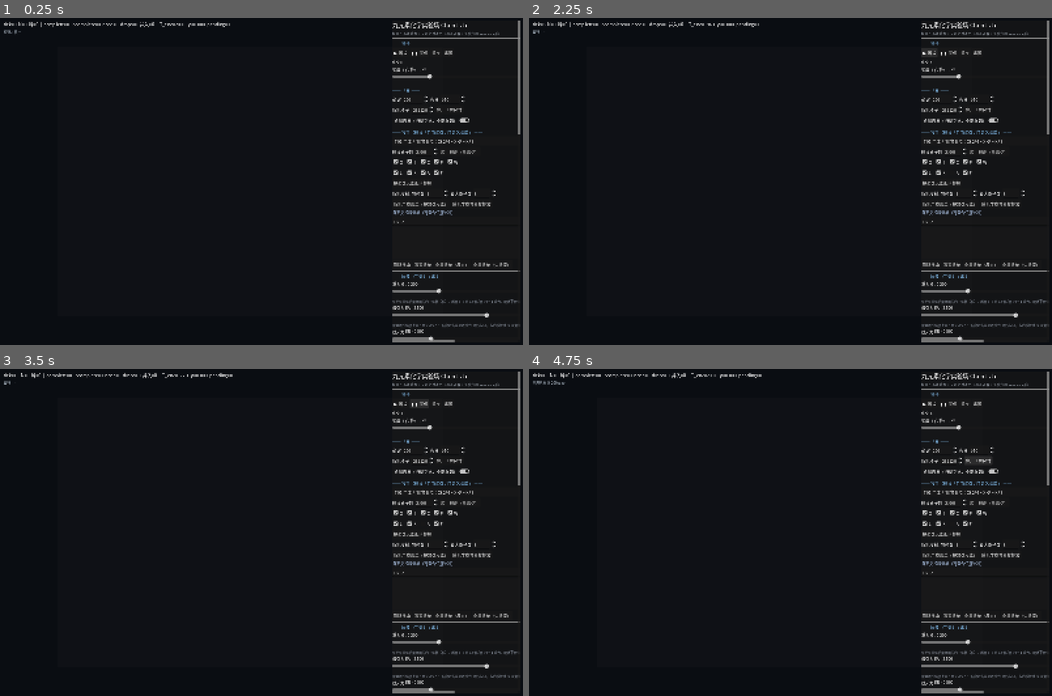
Above: before the commit, frames 1-4 (two rows, left to right).
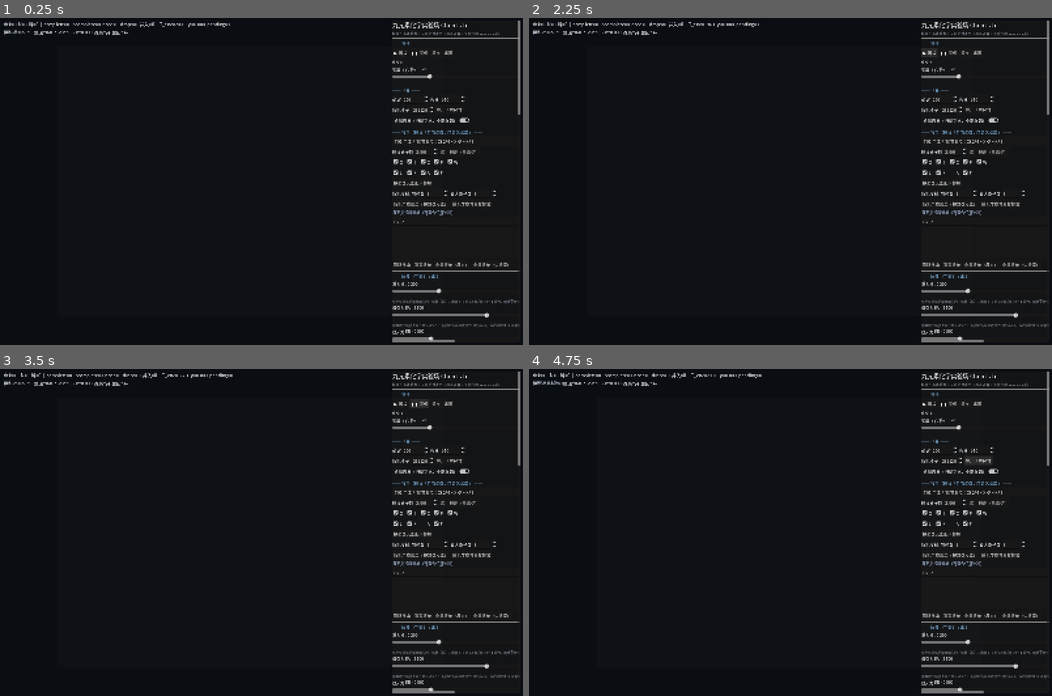
Above: after the commit, the same moments.

Repository: fpg9999/alchemy
Game: Godot game, scene res://main.tscn
Two runs of this game, one before a commit and one after it. Both use one fixed random seed, a clock stepped at 60 frames per second and the inputs below.
Inputs:
- Up to frame 1 (0.25 s): no input
- Up to frame 2 (2.25 s): click "重置" at 0.5 s; click "A" at 1.25 s; click "▶ 播放" at 2 s
- Up to frame 3 (3.5 s): click "❚❚ 暂停" at 2.75 s
- Up to frame 4 (4.75 s): click "单步" at 3.5 s; click "应用世界尺寸" at 4.25 s

The runs differ from the first frame. In frame 1, 0.2% of the frame differs, in the area x 0-100%, y 4-36%; in frame 2, 0.2%; in frame 3, 0.2%; in frame 4, 0.2%.

Commit message:
T96: 分子运动修复——三素半径连续化（R_MAX=12）同步 Python 内核与脚本 + ChemLab 推挤链/团簇动量/整团平移 + 综合报告与文档入口

Diff:
--- a/godot/chem_lab/scripts/main.gd
+++ b/godot/chem_lab/scripts/main.gd
@@ -287,6 +287,43 @@
 		"物态=液 的迁移率（默认 0.6，比气态难动）。")
 	_slider(v, "mob_solid", "固态迁移率", 0, 1.5, 0.05, sim.p["mob_solid"], func(x): pass,
 		"物态=固 的迁移率（默认 0.25，最重最黏）。")
+
+	# T96 碰撞/推挤
+	_section(v, "碰撞/推挤（T96：链式推挤 + 团簇动量 + 整团受力平移）")
+	var push_row := HBoxContainer.new()
+	v.add_child(push_row)
+	var push_chk := CheckButton.new()
+	push_chk.text = "启用推挤/动量（P1 链式推挤 + P2 速度积分）"
+	push_chk.button_pressed = bool(sim.p.get("push_enable", true))
+	push_chk.toggled.connect(func(on: bool):
+		sim.p["push_enable"] = on
+		_status("推挤/动量 = %s" % ("开" if on else "关（旧规则）"))
+	)
+	push_row.add_child(push_chk)
+	_slider(v, "push_e", "恢复系数 e", 0, 1.0, 0.01, sim.p["push_e"], func(x): pass,
+		"一维冲量：e=0 完全非弹性（推挤后同速），e=1 完全弹性（两团弹开）。默认 0.2（与 alchemy/t95_config.py 一致）。")
+	_slider(v, "push_mu", "地面摩擦 μ", 0, 1.0, 0.01, sim.p["push_mu"], func(x): pass,
+		"被推方静摩擦上限 J_floor = μ·M·g；μ 越大越难推动贴地的团。默认 0.25。")
+	_slider(v, "push_kmax", "链长上限 Kmax", 1, 24, 1, sim.p["push_kmax"], func(x): pass,
+		"一次推挤最多牵连的分子数（含推方团簇）；超过则记 n_push_fail。默认 6。")
+	_slider(v, "push_vmax", "速度上限 Vmax", 0.1, 8.0, 0.1, sim.p["push_vmax"], func(x): pass,
+		"每分子速度（格/拍）上限；冲量/受力加速后都会限幅。默认 2.0。")
+	_slider(v, "push_gamma", "速度阻尼 γ", 0, 0.9, 0.01, sim.p["push_gamma"], func(x): pass,
+		"每拍速度保留 (1-γ)；默认 0.15。γ→1 更快静止。")
+	_slider(v, "push_m_min_ratio", "质量比门槛", 0.01, 1.0, 0.01, sim.p["push_m_min_ratio"], func(x): pass,
+		"推方/被推方质量比 ≥ 该值才可能推动（默认 0.5）。")
+	var gpush_row := HBoxContainer.new()
+	v.add_child(gpush_row)
+	var gpush_chk := CheckButton.new()
+	gpush_chk.text = "团簇整体受力平移（锁连通分量净力 → 整团 1 格）"
+	gpush_chk.button_pressed = bool(sim.p.get("group_push_enable", true))
+	gpush_chk.toggled.connect(func(on: bool):
+		sim.p["group_push_enable"] = on
+		_status("团簇整体平移 = %s" % ("开" if on else "关"))
+	)
+	gpush_row.add_child(gpush_chk)
+	_slider(v, "group_push_thresh", "整团平移阈值", 0.05, 4.0, 0.05, sim.p["group_push_thresh"], func(x): pass,
+		"|ΣF|/M 超过该值才尝试整团平移 1 格（默认 0.5）。")
 
 	# 温度
 	_section(v, "温度（分子热值 + 环境温度场）")
@@ -490,6 +527,21 @@
 	help.autowrap_mode = TextServer.AUTOWRAP_WORD_SMART
 	help.visible = hint != ""
 	vb.add_child(help)
+	if key != "speed" and key != "max_react":
+		param_controls[key] = {"apply": apply, "label": label, "step": step}
+
+## T96：存档读回 / 参数批量改变后，把 sim.p 的值同步回滑条与数字框
+func _refresh_param_ui() -> void:
+	for key in param_controls.keys():
+		var v = sim.p.get(key, null)
+		if v == null:
+			continue
+		var tv := typeof(v)
+		if tv != TYPE_FLOAT and tv != TYPE_INT:
+			continue
+		var ctl: Dictionary = param_controls[key]
+		var cb: Callable = ctl["apply"]
+		cb.call(float(v))
 
 var feed_n_edit: SpinBox
 var info_label: Label
@@ -497,6 +549,7 @@
 var feed_formula_edit: LineEdit
 var feed_count_edit: SpinBox
 var feed_items: Array = []
+var param_controls: Dictionary = {}   # T96：参数键 -> {apply,label,step}，供存档读回后同步 UI
 
 func _refresh_feed_list() -> void:
 	if feed_list == null:
@@ -641,6 +694,12 @@
 		if "--zero-g" in OS.get_cmdline_args():
 			sim.p["gravity_G"] = 0.0
 			_status("自检：零重力")
+		if "--no-push" in OS.get_cmdline_args():
+			sim.p["push_enable"] = false
+			_status("自检：推挤/动量关闭（旧规则）")
+		if "--no-group" in OS.get_cmdline_args():
+			sim.p["group_push_enable"] = false
+			_status("自检：团簇整体平移关闭")
 		# 自检限流，避免向内核发请求过多
 		sim.p["p_react"] = min(float(sim.p["p_react"]), 0.01)
 		sim.max_react_per_tick = min(sim.max_react_per_tick, 80)
@@ -673,6 +732,10 @@
 				int(sim.stats["drops"]), int(sim.stats["joins"]), int(sim.stats.get("moves", 0)), client.pending_count(),
 				float(sim.stats["T_env"])])
 			print("[selftest] rho=%.4f" % sim.rho())
+			print("[selftest] push: n_push=%d n_push_fail=%d n_group_push=%d n_group_push_fail=%d mean_speed=%.3f chain_hist=%s" % [
+				int(sim.stats.get("n_push", 0)), int(sim.stats.get("n_push_fail", 0)),
+				int(sim.stats.get("n_group_push", 0)), int(sim.stats.get("n_group_push_fail", 0)),
+				float(sim.stats.get("mean_speed", 0.0)), str(sim.stats.get("chain_hist", {}))])
 			var oob := 0
 			var maxrow := -1
 			for m in sim.mols:
@@ -748,11 +811,17 @@
 	if hud == null:
 		return
 	var s = sim.stats
-	hud.text = "tick=%d  N=%d  种=%d  |  complete=%d  incomplete=%d  none=%d  drops=%d  并入=%d  |  T_env=%.1f  ρ=%.3f  pending=%d" % [
+	hud.text = "tick=%d  N=%d  种=%d  |  complete=%d  incomplete=%d  none=%d  drops=%d  并入=%d  |  T_env=%.1f  ρ=%.3f  pending=%d\n" % [
 		tick_done, int(s["n"]), int(s["species"]),
 		int(s["complete"]), int(s["incomplete"]), int(s["none"]),
 		int(s["drops"]), int(s["joins"]),
 		float(s["T_env"]), sim.rho(), client.pending_count() if client else 0]
+	hud.text += "push=%d fail=%d  整团=%d/%d  chain=%s  v̄=%.3f  推挤=%s 整团=%s" % [
+		int(s.get("n_push", 0)), int(s.get("n_push_fail", 0)),
+		int(s.get("n_group_push", 0)), int(s.get("n_group_push_fail", 0)),
+		str(s.get("chain_hist", {})), float(s.get("mean_speed", 0.0)),
+		"开" if bool(sim.p.get("push_enable", true)) else "关",
+		"开" if bool(sim.p.get("group_push_enable", true)) else "关"]
 	if tick_label:
 		tick_label.text = "tick %d" % tick_done
 
@@ -996,6 +1065,7 @@
 		return
 	_rebuild_world(int(d.get("W", 200)), int(d.get("H", 140)))
 	sim.load_json(d)
+	_refresh_param_ui()
 	_refresh_image()
 	_status("已读取存档（tick=%d）" % int(d.get("tick", 0)))
 
--- a/godot/chem_lab/scripts/sim.gd
+++ b/godot/chem_lab/scripts/sim.gd
@@ -12,6 +12,7 @@
 	Vector2i(1, -1), Vector2i(1, 0), Vector2i(1, 1),
 ]
 const DIRS4 := [Vector2i(-1, 0), Vector2i(1, 0), Vector2i(0, -1), Vector2i(0, 1)]
+const F2V := 0.02   # T96：力→速度标定（与 alchemy/t95_collision.F2V 一致）
 
 var W := 200
 var H := 140
@@ -43,6 +44,11 @@
 	"seed": 20261120,
 	"use_match": false, "max_pending": 96,
 	"hard_walls": true,
+	# T96 碰撞/推挤（默认值按 alchemy/t95_config.py）
+	"push_enable": true, "push_e": 0.2, "push_mu": 0.25,
+	"push_kmax": 6, "push_vmax": 2.0, "push_gamma": 0.15,
+	"push_m_min_ratio": 0.5,
+	"group_push_enable": true, "group_push_thresh": 0.5,
 }
 
 # 统计
@@ -82,6 +88,8 @@
 	rng.seed = int(p["seed"])
 	stats = {"n": 0, "species": 0, "complete": 0, "incomplete": 0,
 			"none": 0, "drops": 0, "joins": 0, "pairs": 0, "moves": 0,
+			"n_push": 0, "n_push_fail": 0, "chain_hist": {},
+			"n_group_push": 0, "n_group_push_fail": 0, "mean_speed": 0.0,
 			"T_env": float(p["T0"]), "T_hot": 0.0}
 	species_count = {}
 	pending_res = 0
@@ -360,6 +368,7 @@
 		"heat": int(d.get("heat", 0)), "c": int(d.get("c", 1)),
 		"natoms": int(d.get("natoms", 1)),
 		"gacc": 0.0, "facc": 0.0, "dead": false, "locks": [],
+		"vx": 0.0, "vy": 0.0, "px": 0.0, "py": 0.0, "fx": 0.0, "fy": 0.0,
 	}
 	for s in shape:
 		var c: Vector2i = wrap_cell(anchor + s)
@@ -560,7 +569,228 @@
 	stats["moves"] = int(stats.get("moves", 0)) + ids.size()
 	return true
 
-func try_move(id: int, step: Vector2i) -> bool:
+## ---------------- T96：推挤链 / 团簇动量 / 团簇整体平移 ----------------
+## 与 alchemy/t95_collision.py 的 v1（P1 链式推挤）/ v2（P2 团簇动量）同口径，
+## 但这里逐分子位移改为「速度积分 + 累积位移」（P2），并保留 push_enable=false 的旧行为。
+
+func _push_fail() -> void:
+	stats["n_push_fail"] = int(stats.get("n_push_fail", 0)) + 1
+
+func _clamp_vel(vx: float, vy: float) -> Vector2:
+	var vmax := float(p["push_vmax"])
+	var spd := sqrt(vx * vx + vy * vy)
+	if spd > vmax and spd > 0.000001:
+		return Vector2(vx / spd * vmax, vy / spd * vmax)
+	return Vector2(vx, vy)
+
+func _unit_for(id: int) -> Array:
+	# P2：被粘附锁连成一片的分子作为刚体单元参与推挤链
+	if not bool(p["push_enable"]):
+		return [id]
+	if mols[id]["locks"].is_empty():
+		return [id]
+	var comp := lock_component(id)
+	if comp.size() <= 1:
+		return [id]
+	return comp
+
+func _unit_mass(ids: Array) -> float:
+	var mm := 0.0
+	for i in ids:
+		mm += float(mols[int(i)]["mass"])
+	return mm
+
+func _unit_vel(ids: Array) -> Vector2:
+	var v := Vector2.ZERO
+	for i in ids:
+		v += Vector2(float(mols[int(i)]["vx"]), float(mols[int(i)]["vy"]))
+	return v / float(maxi(1, ids.size()))
+
+func _unit_force_n(ids: Array, nvec: Vector2) -> float:
+	var s := 0.0
+	for i in ids:
+		var mm = mols[int(i)]
+		s += Vector2(float(mm["fx"]), float(mm["fy"])).dot(nvec)
+	return s
+
+func _stick_j(ids: Array, own: Dictionary) -> float:
+	var j := 0.0
+	var KA := float(p["KA"])
+	var KR := float(p["KR"])
+	for i in ids:
+		var m = mols[int(i)]
+		for lk in m["locks"]:
+			var li := int(lk)
+			if own.has(li) or li >= mols.size() or mols[li]["dead"]:
+				continue
+			var o = mols[li]
+			var w := KA * float(m["A"]) * decay(1, int(m["ratt"])) - KR * float(o["D"]) * decay(1, int(o["rrep"]))
+			j += max(0.0, w)
+	return j
+
+func _floor_j(ids: Array, own: Dictionary) -> float:
+	# 下方有边界/非链内分子支撑 → 静摩擦上限 mu·M·g
+	var G := float(p["gravity_G"])
+	if G <= 0.000001:
+		return 0.0
+	for i in ids:
+		for c in mols[int(i)]["cells"]:
+			var below: Vector2i = c + Vector2i(1, 0)
+			if not in_bounds(below):
+				return float(p["push_mu"]) * _unit_mass(ids) * G
+			var oid := grid[_idx(wrap_cell(below))]
+			if oid >= 0 and not own.has(oid):
+				return float(p["push_mu"]) * _unit_mass(ids) * G
+	return 0.0
+
+func _locks_ok_after(own: Dictionary, step: Vector2i) -> bool:
+	var lr := int(p["lock_r"])
+	for i in own.keys():
+		var m = mols[int(i)]
+		var na: Vector2i = wrap_cell(m["anchor"] + step)
+		for lk in m["locks"]:
+			var li := int(lk)
+			if own.has(li) or li >= mols.size() or mols[li]["dead"]:
+				continue
+			if _cheb(mols[li]["anchor"], na) > lr:
+				return false
+	return true
+
+func _add_impulse(ids: Array, du: float, nvec: Vector2) -> void:
+	if absf(du) < 0.000001:
+		return
+	for i in ids:
+		var m = mols[int(i)]
+		var v := _clamp_vel(float(m["vx"]) + du * nvec.x, float(m["vy"]) + du * nvec.y)
+		m["vx"] = v.x
+		m["vy"] = v.y
+
+func _commit_shift(ids: Array, step: Vector2i) -> void:
+	for i in ids:
+		for c in mols[int(i)]["cells"]:
+			grid[_idx(c)] = -1
+	for i in ids:
+		var m = mols[int(i)]
+		m["anchor"] = wrap_cell(m["anchor"] + step)
+		var nc := []
+		for c in m["cells"]:
+			var t: Vector2i = wrap_cell(c + step)
+			nc.append(t)
+			grid[_idx(t)] = int(i)
+		m["cells"] = nc
+		m_ax[int(i)] = m["anchor"].x
+		m_ay[int(i)] = m["anchor"].y
+		m["px"] = float(m["px"]) - float(step.x)
+		m["py"] = float(m["py"]) - float(step.y)
+	stats["moves"] = int(stats.get("moves", 0)) + ids.size()
+
+func _unit_stats(ids: Array, nvec: Vector2) -> Dictionary:
+	var M := _unit_mass(ids)
+	var v := _unit_vel(ids)
+	return {"ids": ids, "M": M, "u": v.dot(nvec), "fn": _unit_force_n(ids, nvec)}
+
+## P1/P2 链式推挤：先构造整条链（≤push_kmax 个分子），逐对 J_A/J_B 判定，
+## 全部检查通过才统一提交；任何一步失败整链不动（元素守恒、footprint 完整）。
+func _try_push_chain(id: int, step: Vector2i, gravity_ctx: bool = false) -> bool:
+	if step == Vector2i.ZERO:
+		return false
+	var kmax := int(p["push_kmax"])
+	var push_e := float(p["push_e"])
+	var nvec := Vector2(float(step.x), float(step.y)).normalized()
+	var chain: Array = []
+	var own := {}
+	var cur: Array = [id]
+	own[id] = true
+	if cur.size() > kmax:
+		_push_fail()
+		return false
+	while true:
+		for cid in cur:
+			for c in mols[int(cid)]["cells"]:
+				if not in_bounds(c + step):
+					_push_fail()
+					return false
+		chain.append(cur.duplicate())
+		var blockers := {}
+		for cid in cur:
+			for c in mols[int(cid)]["cells"]:
+				var nt: Vector2i = wrap_cell(c + step)
+				var oid := grid[_idx(nt)]
+				if oid >= 0 and not own.has(oid):
+					blockers[oid] = true
+		if blockers.is_empty():
+			break
+		var units: Array = []
+		for bid in blockers.keys():
+			units.append(_unit_for(int(bid)))
+		if units.size() > 1:
+			_push_fail()
+			return false
+		var nxt: Array = units[0]
+		if own.size() + nxt.size() > kmax:
+			_push_fail()
+			return false
+		for nid in nxt:
+			if own.has(int(nid)):
+				_push_fail()
+				return false
+			own[int(nid)] = true
+		cur = nxt
+		if own.size() > kmax:
+			_push_fail()
+			return false
+	var own_ids: Array = []
+	for k in own.keys():
+		own_ids.append(int(k))
+	var occ := {}
+	for grp in chain:
+		for gid in grp:
+			for c2 in mols[int(gid)]["cells"]:
+				var nt2: Vector2i = wrap_cell(c2 + step)
+				if occ.has(nt2):
+					_push_fail()
+					return false
+				occ[nt2] = int(gid)
+	for nt3 in occ.keys():
+		var curid := grid[_idx(nt3)]
+		if curid >= 0 and not own.has(curid):
+			_push_fail()
+			return false
+	if not _locks_ok_after(own, step):
+		_push_fail()
+		return false
+	var ustats: Array = []
+	for grp in chain:
+		ustats.append(_unit_stats(grp, nvec))
+	for k in range(chain.size() - 1):
+		var A: Dictionary = ustats[k]
+		var B: Dictionary = ustats[k + 1]
+		var MA: float = float(A["M"])
+		var MB: float = float(B["M"])
+		var uA: float = float(A["u"])
+		var uB: float = float(B["u"])
+		if MA < float(p["push_m_min_ratio"]) * MB or MB <= 0.0:
+			_push_fail()
+			return false
+		var JA: float = MA * max(0.0, uA) + max(0.0, float(A["fn"]))
+		if gravity_ctx:
+			JA += MA * float(p["gravity_G"])
+		var JB: float = MB * max(0.0, -uB) + _stick_j(B["ids"], own) + _floor_j(B["ids"], own)
+		if JA <= JB:
+			_push_fail()
+			return false
+		var uA2: float = (MA * uA + MB * uB - MB * push_e * (uA - uB)) / (MA + MB)
+		var uB2: float = (MA * uA + MB * uB + MA * push_e * (uA - uB)) / (MA + MB)
+		_add_impulse(A["ids"], uA2 - uA, nvec)
+		_add_impulse(B["ids"], uB2 - uB, nvec)
+		ustats[k + 1]["u"] = uB2
+	_commit_shift(own_ids, step)
+	stats["n_push"] = int(stats.get("n_push", 0)) + 1
+	var ch: Dictionary = stats["chain_hist"]
+	ch[own_ids.size()] = int(ch.get(own_ids.size(), 0)) + 1
+	return true
+
+func try_move(id: int, step: Vector2i, gravity_ctx: bool = false) -> bool:
 	var m = mols[id]
 	if m["dead"]:
 		return false
@@ -569,42 +799,59 @@
 		return false
 	var na: Vector2i = wrap_cell(raw_na)
 	for lk in m["locks"]:
-		var o = mols[lk]
+		var o = mols[int(lk)]
 		if o["dead"]:
 			continue
 		if _cheb(o["anchor"], na) > int(p["lock_r"]):
 			return false
-	if not footprint_free(m["shape"], na, id):
-		# 只能把单格分子挤开一步（重压轻）
-		if int(m["k"]) != 1:
-			return false
-		var oid := grid[_idx(na)]
-		if oid < 0 or oid == id:
-			return false
-		var o = mols[oid]
-		if int(o["k"]) != 1 or o["dead"]:
-			return false
-		if float(m["mass"]) < float(o["mass"]):
-			return false
-		var raw_back: Vector2i = na - step
-		if not in_bounds(raw_back):
-			return false
-		var back: Vector2i = wrap_cell(raw_back)
-		if grid[_idx(back)] != -1 and grid[_idx(back)] != oid:
-			return false
-		grid[_idx(o["anchor"])] = -1
-		o["anchor"] = back
-		o["cells"] = [back]
-		grid[_idx(back)] = oid
+	if footprint_free(m["shape"], na, id):
+		for cell in m["cells"]:
+			grid[_idx(cell)] = -1
+		var ncells: Array = []
+		for sh in m["shape"]:
+			var c: Vector2i = wrap_cell(na + sh)
+			grid[_idx(c)] = id
+			ncells.append(c)
+		m["anchor"] = na
+		m["cells"] = ncells
+		m_ax[id] = na.x
+		m_ay[id] = na.y
+		m["px"] = float(m["px"]) - float(step.x)
+		m["py"] = float(m["py"]) - float(step.y)
+		stats["moves"] = int(stats.get("moves", 0)) + 1
+		return true
+	if bool(p["push_enable"]):
+		return _try_push_chain(id, step, gravity_ctx)
+	# 旧行为：只能把单格分子挤开一步（重压轻）
+	if int(m["k"]) != 1:
+		return false
+	var oid := grid[_idx(na)]
+	if oid < 0 or oid == id:
+		return false
+	var o2 = mols[oid]
+	if int(o2["k"]) != 1 or o2["dead"]:
+		return false
+	if float(m["mass"]) < float(o2["mass"]):
+		return false
+	var raw_back: Vector2i = na - step
+	if not in_bounds(raw_back):
+		return false
+	var back: Vector2i = wrap_cell(raw_back)
+	if grid[_idx(back)] != -1 and grid[_idx(back)] != oid:
+		return false
+	grid[_idx(o2["anchor"])] = -1
+	o2["anchor"] = back
+	o2["cells"] = [back]
+	grid[_idx(back)] = oid
 	for cell in m["cells"]:
 		grid[_idx(cell)] = -1
-	var ncells: Array = []
+	var ncells2: Array = []
 	for sh in m["shape"]:
-		var c: Vector2i = wrap_cell(na + sh)
-		grid[_idx(c)] = id
-		ncells.append(c)
+		var c2: Vector2i = wrap_cell(na + sh)
+		grid[_idx(c2)] = id
+		ncells2.append(c2)
 	m["anchor"] = na
-	m["cells"] = ncells
+	m["cells"] = ncells2
 	m_ax[id] = na.x
 	m_ay[id] = na.y
 	stats["moves"] = int(stats.get("moves", 0)) + 1
@@ -661,12 +908,12 @@
 							moved[int(cid)] = true
 							mols[int(cid)]["gacc"] = float(mols[int(cid)]["gacc"]) - 1.0
 				else:
-					ok = try_move(id, Vector2i(1, 0))
+					ok = try_move(id, Vector2i(1, 0), true)
 					if ok:
 						moved[id] = true
 						mols[id]["gacc"] = float(mols[id]["gacc"]) - 1.0
 			else:
-				ok = try_move(id, Vector2i(1, 0))
+				ok = try_move(id, Vector2i(1, 0), true)
 				if ok:
 					moved[id] = true
 					mols[id]["gacc"] = float(mols[id]["gacc"]) - 1.0
@@ -675,38 +922,114 @@
 	rebuild_hash()
 	stats["ms_g"] = float(stats.get("ms_g", 0.0)) + float(Time.get_ticks_usec() - _t0) / 1000.0
 	var _t1 := Time.get_ticks_usec()
-	# 2) 三素力驱动
+	# 2) 三素力驱动 + T96 P2 速度积分（push_enable=false 时退回旧 facc 位移）
 	_order.clear()
 	for id in range(mols.size()):
 		if not mols[id]["dead"]:
 			_order.append(id)
 	_order.shuffle()
-	for id in _order:
-		if id >= mols.size() or mols[id]["dead"]:
-			continue
-		var m = mols[id]
-		var f := force_on(id)
-		var mag := f.length()
-		if mag < 0.02:
-			continue
-		var best := Vector2i(0, 0)
-		var bestdot: float = -1.0
-		for d in DIRS8:
-			var dot: float = Vector2(d).normalized().dot(f.normalized())
-			if dot > bestdot:
-				bestdot = dot
-				best = d
-		# 力→位移：按 |F|·force_scale·迁移率 累积位移，和重力同量级（可调 force_scale）
-		var facc: float = min(3.0, float(m["facc"]) + mag * float(p["force_scale"]) * mobility(m))
-		var fguard: int = 0
-		while facc >= 1.0 and fguard < 4:
-			fguard += 1
-			if try_move(id, best):
-				facc -= 1.0
-			else:
-				facc = min(facc, 0.99)
-				break
-		m["facc"] = facc
+	if bool(p["push_enable"]):
+		var gamma := float(p["push_gamma"])
+		for id in _order:
+			if id >= mols.size() or mols[id]["dead"]:
+				continue
+			var m = mols[id]
+			var f := force_on(id)
+			m["fx"] = f.x
+			m["fy"] = f.y
+			var Mf: float = max(0.05, float(m["mass"]))
+			var nv := _clamp_vel((1.0 - gamma) * float(m["vx"]) + (f.x / Mf) * F2V,
+					(1.0 - gamma) * float(m["vy"]) + (f.y / Mf) * F2V)
+			m["vx"] = nv.x
+			m["vy"] = nv.y
+			m["px"] = float(m["px"]) + nv.x
+			m["py"] = float(m["py"]) + nv.y
+			var fguard: int = 0
+			while absf(float(m["px"])) >= 1.0 and fguard < 4:
+				fguard += 1
+				var sx: int = 1 if float(m["px"]) > 0.0 else -1
+				if not try_move(id, Vector2i(sx, 0)):
+					m["px"] = 0.0
+					break
+			fguard = 0
+			while absf(float(m["py"])) >= 1.0 and fguard < 4:
+				fguard += 1
+				var sy: int = 1 if float(m["py"]) > 0.0 else -1
+				if not try_move(id, Vector2i(0, sy)):
+					m["py"] = 0.0
+					break
+		# 2b) T96：锁连通分量净力→整团平移（每团每拍最多一次）
+		if bool(p["group_push_enable"]):
+			var seen := {}
+			var gi := 0
+			while gi < mols.size():
+				if mols[gi]["dead"] or seen.has(gi) or mols[gi]["locks"].is_empty():
+					gi += 1
+					continue
+				var comp := lock_component(gi)
+				if comp.size() < 2:
+					gi += 1
+					continue
+				for cid in comp:
+					seen[int(cid)] = true
+				var Mg := 0.0
+				var fsum := Vector2.ZERO
+				for cid in comp:
+					var cm = mols[int(cid)]
+					Mg += float(cm["mass"])
+					fsum += Vector2(float(cm["fx"]), float(cm["fy"]))
+				if Mg > 0.0 and (fsum / Mg).length() >= float(p["group_push_thresh"]):
+					var an := (fsum / Mg).normalized()
+					var best := DIRS8[0]
+					var bestdot := -2.0
+					for d in DIRS8:
+						var dot := Vector2(d).normalized().dot(an)
+						if dot > bestdot:
+							bestdot = dot
+							best = d
+					if try_move_group(comp, best):
+						stats["n_group_push"] = int(stats.get("n_group_push", 0)) + 1
+					else:
+						stats["n_group_push_fail"] = int(stats.get("n_group_push_fail", 0)) + 1
+				gi += 1
+		var sp_sum := 0.0
+		var sp_n := 0
+		for id in range(mols.size()):
+			if mols[id]["dead"]:
+				continue
+			var mm = mols[id]
+			sp_sum += sqrt(float(mm["vx"]) * float(mm["vx"]) + float(mm["vy"]) * float(mm["vy"]))
+			sp_n += 1
+		stats["mean_speed"] = sp_sum / float(maxi(1, sp_n))
+	else:
+		for id in _order:
+			if id >= mols.size() or mols[id]["dead"]:
+				continue
+			var m = mols[id]
+			var f := force_on(id)
+			m["fx"] = f.x
+			m["fy"] = f.y
+			var mag := f.length()
+			if mag < 0.02:
+				continue
+			var best := Vector2i(0, 0)
+			var bestdot: float = -1.0
+			for d in DIRS8:
+				var dot: float = Vector2(d).normalized().dot(f.normalized())
+				if dot > bestdot:
+					bestdot = dot
+					best = d
+			var facc: float = min(3.0, float(m["facc"]) + mag * float(p["force_scale"]) * mobility(m))
+			var fguard2: int = 0
+			while facc >= 1.0 and fguard2 < 4:
+				fguard2 += 1
+				if try_move(id, best):
+					facc -= 1.0
+				else:
+					facc = min(facc, 0.99)
+					break
+			m["facc"] = facc
+		stats["mean_speed"] = 0.0
 	stats["ms_f"] = float(stats.get("ms_f", 0.0)) + float(Time.get_ticks_usec() - _t1) / 1000.0
 	var _t2 := Time.get_ticks_usec()
 	# 3) 粘附锁
Not shown, changed: HANDOFF.md
Not shown, changed: INDEX.md
Not shown, changed: TRANSFER.md
Not shown, changed: docs/T83_ENV_AXES.md
Not shown, changed: docs/T87_ENV_ASYM.md
Not shown, changed: docs/T93_STATIC.md
Not shown, added: docs/T96_CHEMLAB.md
Not shown, added: docs/T96_MOTION.md
Not shown, changed: docs/THREE_SU_AXES.md
Not shown, changed: godot/chem_lab/docs/CHEMLAB_PARAMS.md
Not shown, changed: progress/laojiu/CURRENT.md
Not shown, changed: progress/laojiu/log/2026-11-24.md
